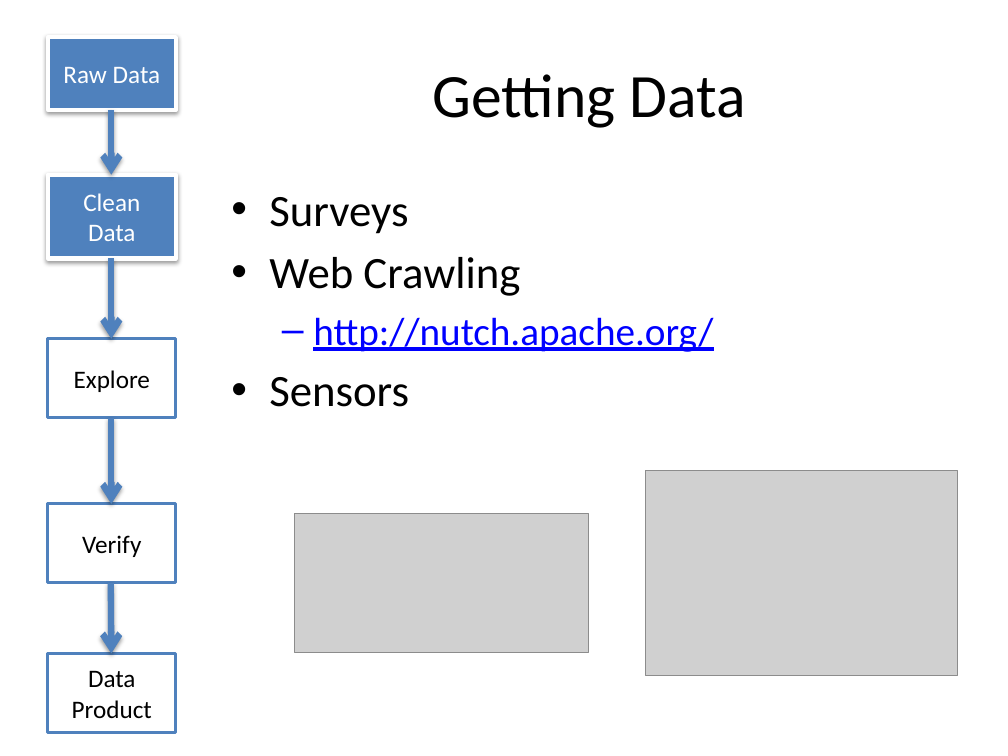
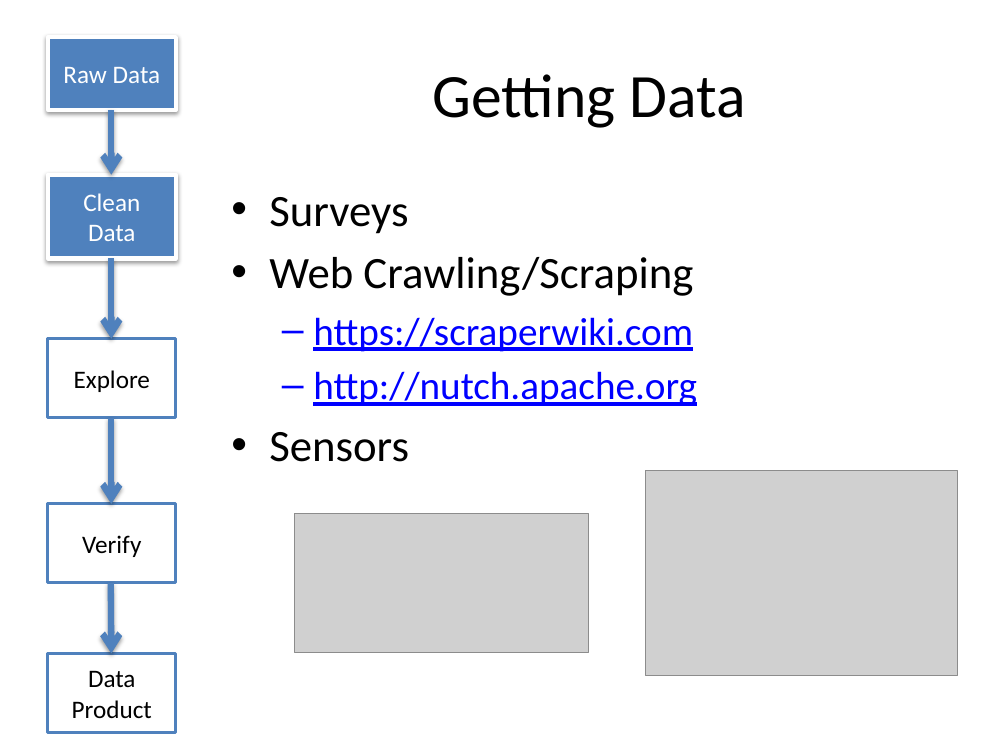
Before and after one commit to dataiap/dataiap, a slide deck: slide 21 of lectures/day6.pptx. Drawn at 1008x756 pixels with LibreOffice and Linux fonts; fonts in the diff are those of the drawing; grey boxes stand for pictures. Boxes give left, top, right and bottom in pixels: in the first picture for what was removed or moved away, otherwise in the second. Text is boxed around its words. In the diff, an @@ line names an element or a change of style, - is before the commit and + after.

```diff
--- a/lectures/day6.pptx
+++ b/lectures/day6.pptx
@@ text at (x1=269, y1=257, x2=697, y2=406): text changed @@
-• Web Crawling
-  – http://nutch.apache.org/
+• Web Crawling/Scraping
+  – https://scraperwiki.com
+  – http://nutch.apache.org
```
Also in this commit, not shown: 12 other slides changed.
